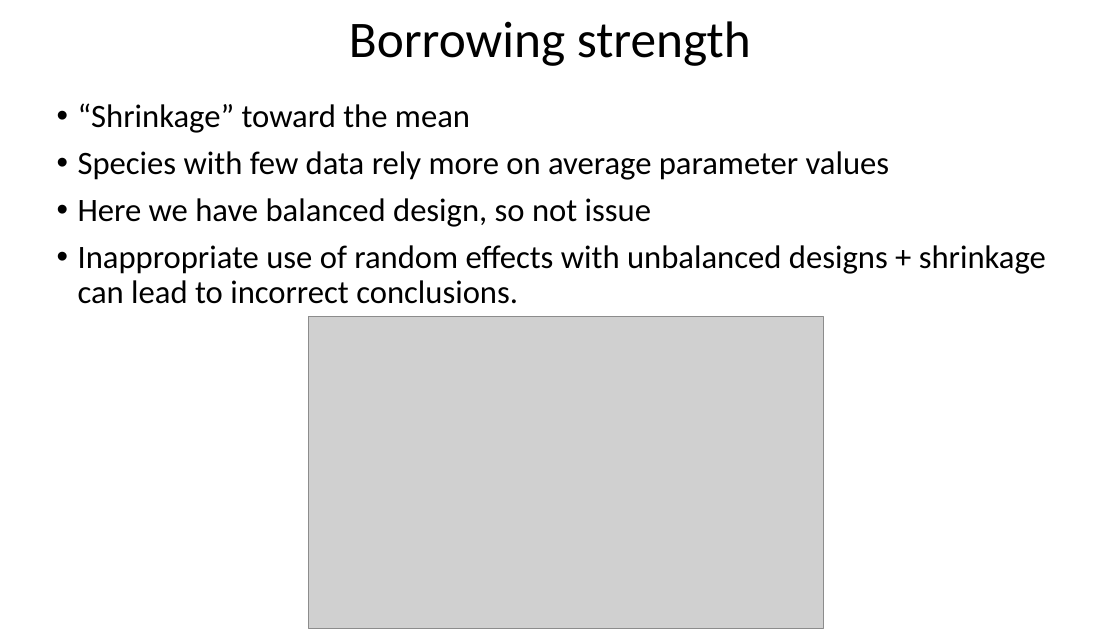
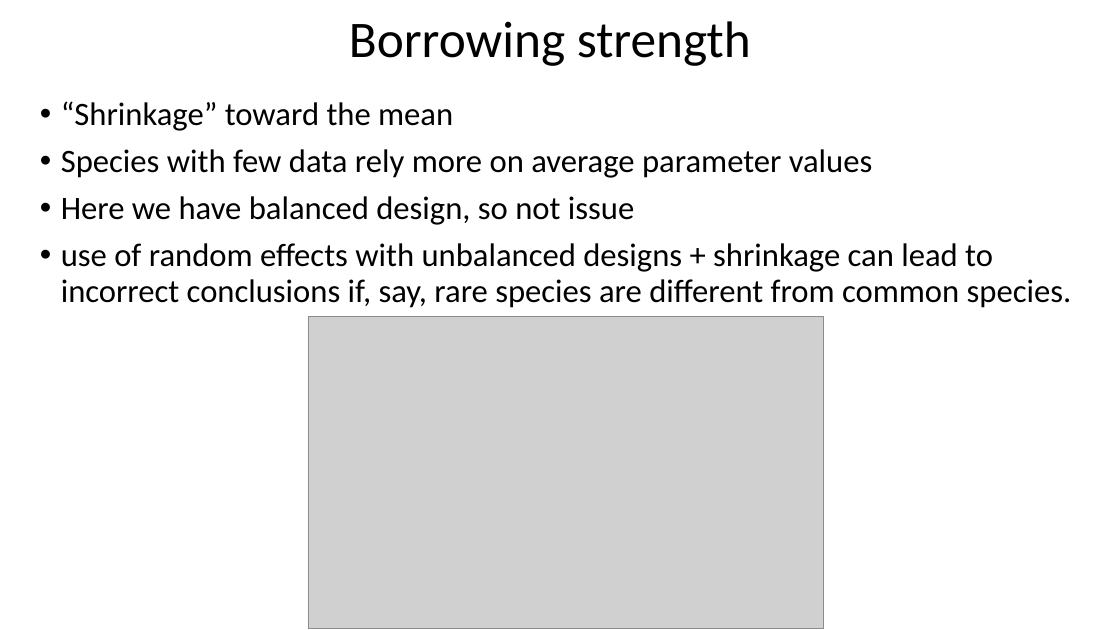
Before and after one commit to taaltree/FW536, a slide deck: slide 36 of Day3_MixedModels_ModelSelection/FW536_Day3_Morning_mixed effects_accessible.pptx. Drawn at 1120x630 pixels with LibreOffice and Linux fonts; fonts in the diff are those of the drawing; grey boxes stand for pictures. Boxes give left, top, right and bottom in pixels: in the first picture for what was removed or moved away, otherwise in the second. Text is boxed around its words. In the diff, an @@ line names an element or a change of style, - is before the commit and + after.

```diff
--- a/Day3_MixedModels_ModelSelection/FW536_Day3_Morning_mixed effects_accessible.pptx
+++ b/Day3_MixedModels_ModelSelection/FW536_Day3_Morning_mixed effects_accessible.pptx
@@ text "“Shrinkage” toward the mean": place and size @@
-text "“Shrinkage” toward the mean" at <box>78,103,1046,304</box>
+text "“Shrinkage” toward the mean" at <box>61,101,1072,308</box>
@@ text at <box>61,243,1072,308</box>: text changed @@
-• Inappropriate use of random effects with unbalanced designs + shrinkage can lead to incorrect conclusions.
+• use of random effects with unbalanced designs + shrinkage can lead to incorrect conclusions if, say, rare species are different from common species.
```
Also in this commit, not shown: 22 other slides changed, 1 slide removed, 5 other files.
